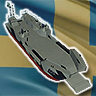
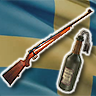
Layer changes from the first 96 x 96 image to the second:
hid "LCT" over box(5, 2, 91, 93)
added layer "Partisan" above "kg m/36 HMG" over box(2, 9, 93, 93)
